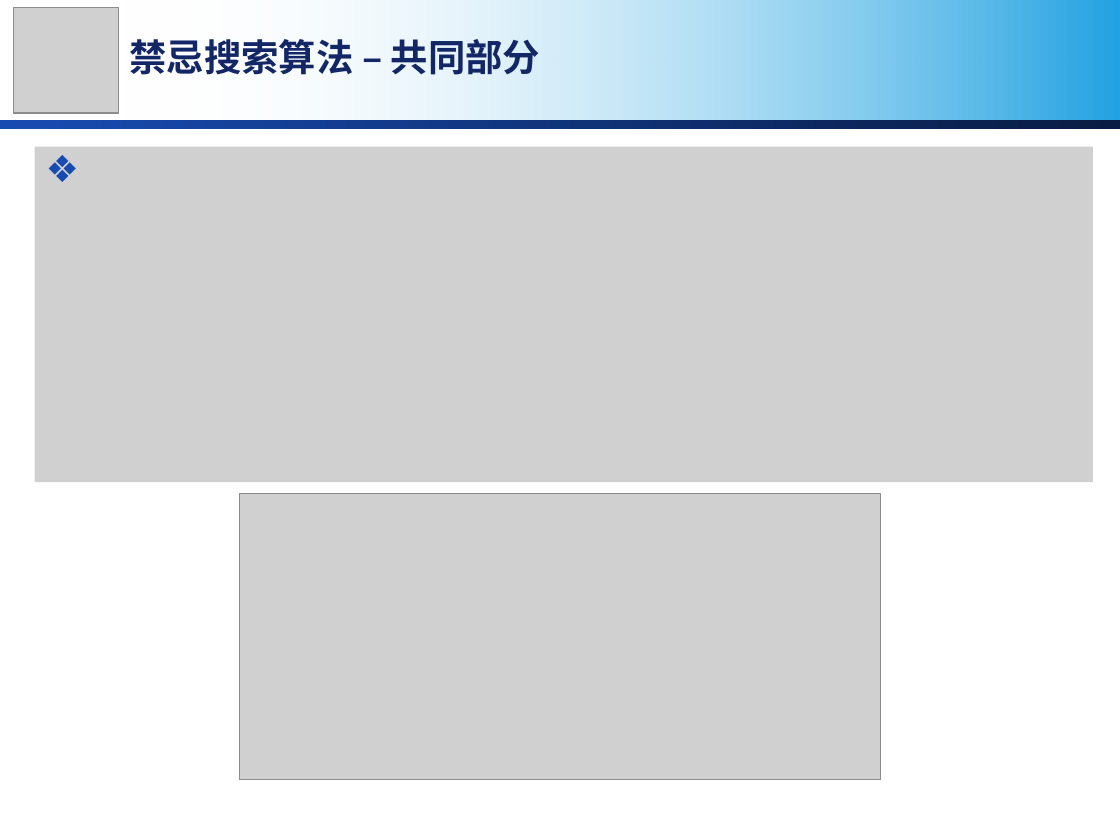
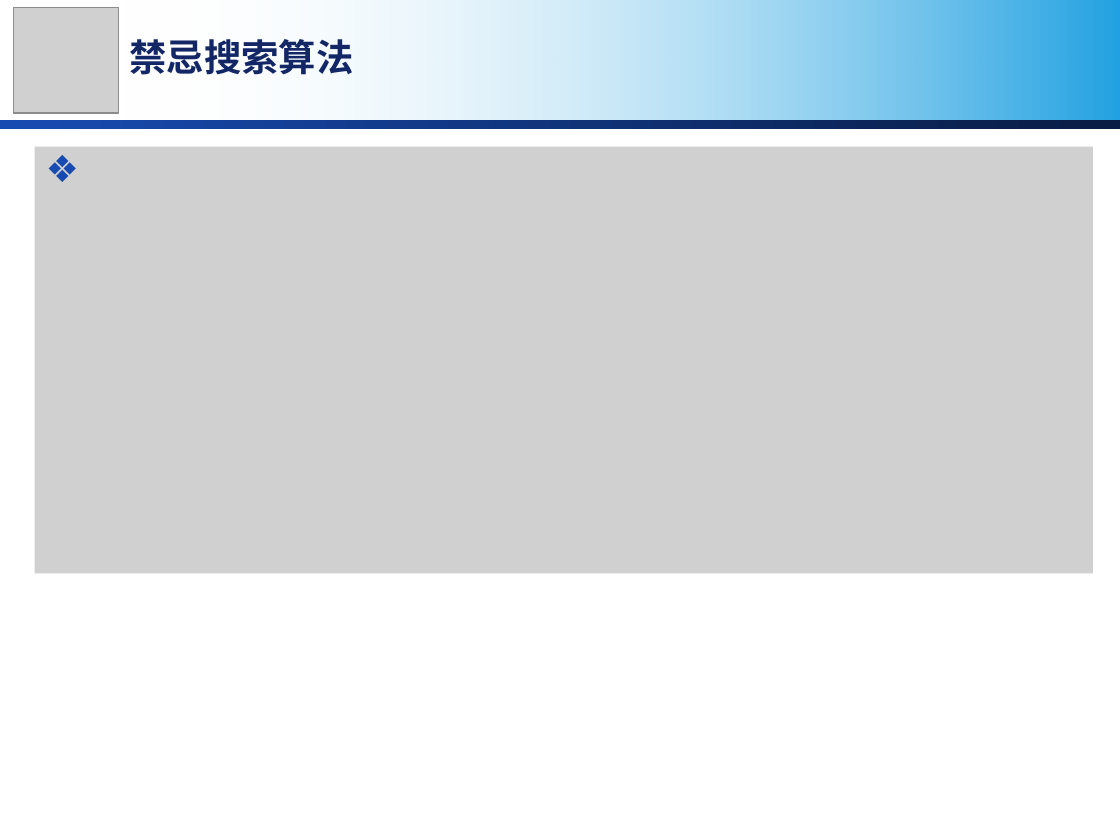
Before and after one commit to MirrichWangD/MUST, a slide deck: slide 12 of 管理學導論/presentation.pptx. Drawn at 1120x840 pixels with LibreOffice and Linux fonts; fonts in the diff are those of the drawing; grey boxes stand for pictures; background and template pictures are left out. Boxes give left, top, right and bottom in pixels: in the first picture for what was removed or moved away, otherwise in the second. Text is boxed around its words. In the diff, an @@ line names an element or a change of style, - is before the commit and + after.

```diff
--- a/管理學導論/presentation.pptx
+++ b/管理學導論/presentation.pptx
@@ text at (130, 39, 354, 75): text changed @@
-禁忌搜索算法 – 共同部分
+禁忌搜索算法
@@ picture: place and size @@
-picture at (35, 147, 1093, 483)
+picture at (35, 147, 1093, 573)
@@ picture removed at (240, 494, 880, 780) @@
```
Also in this commit, not shown: 8 other slides changed, 17 slides added.
